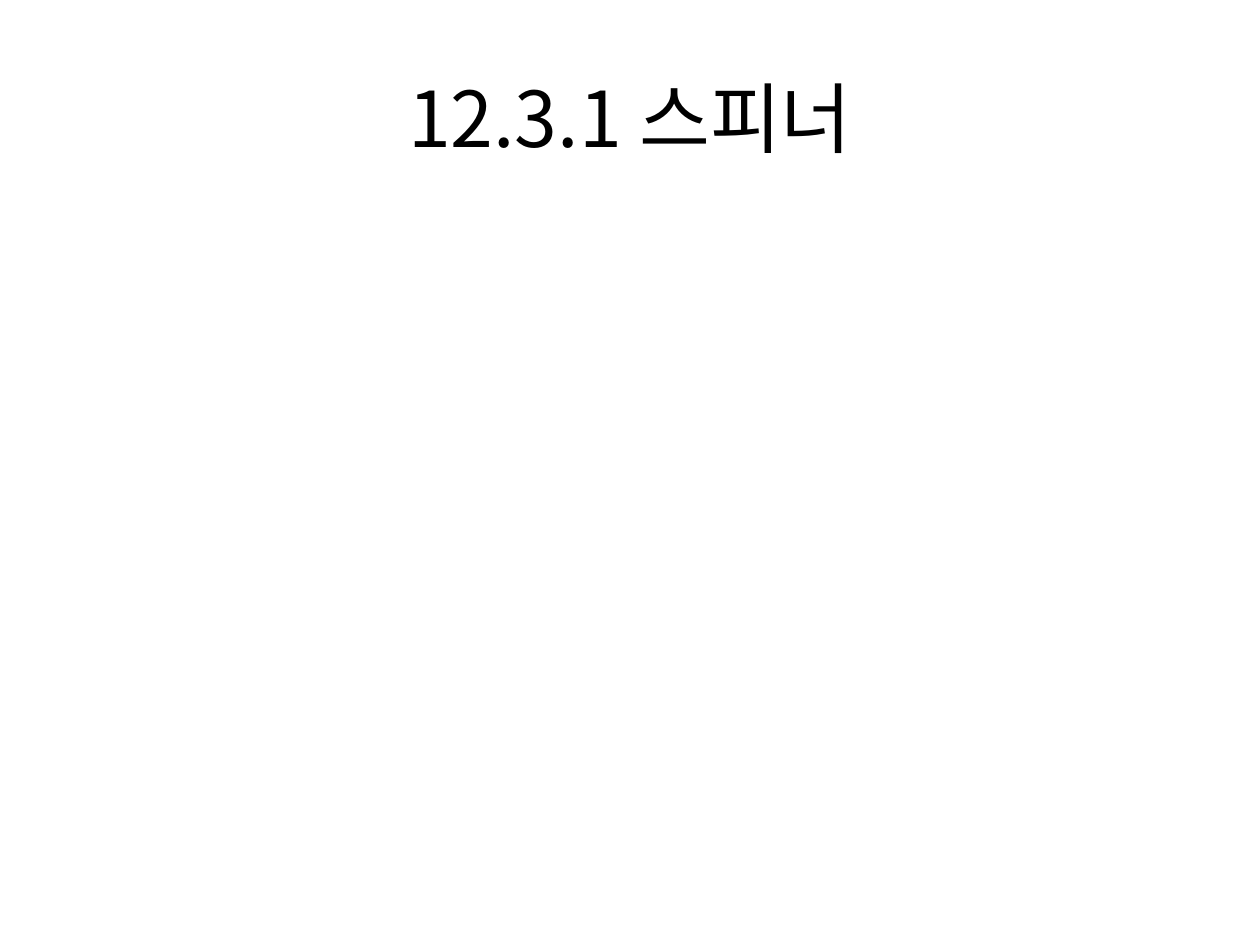
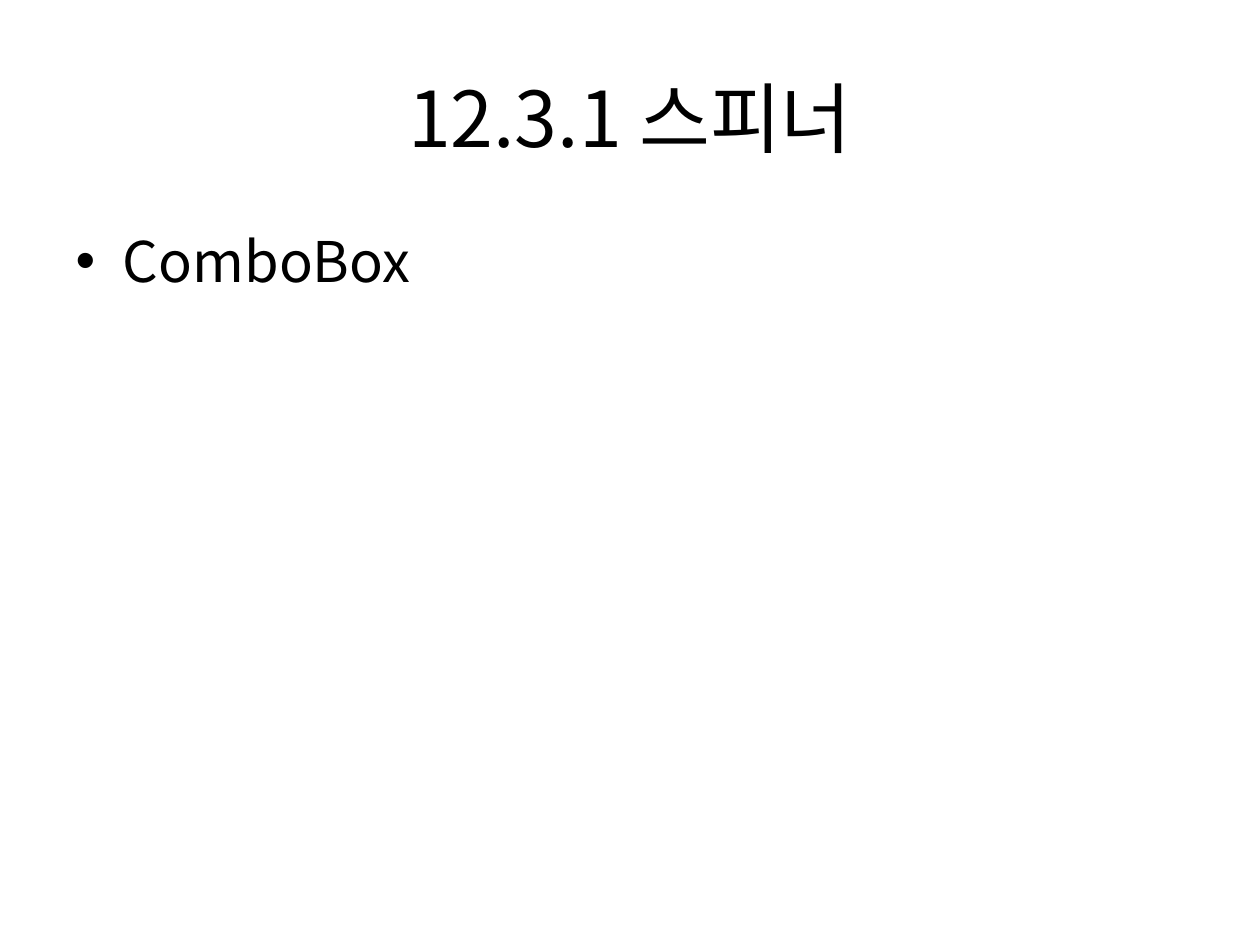
Before and after one commit to dummyFirst/NHK_Japanese, a slide deck: slide 21 of Android/안드로이드 프로그래밍 정복/Chapter12 어댑터뷰.pptx (slide 20 before the commit). Drawn at 1260x945 pixels with LibreOffice and Linux fonts; fonts in the diff are those of the drawing. Boxes give left, top, right and bottom in pixels: in the first picture for what was removed or moved away, otherwise in the second. Text is boxed around its words. In the diff, an @@ line names an element or a change of style, - is before the commit and + after.

```diff
--- a/Android/안드로이드 프로그래밍 정복/Chapter12 어댑터뷰.pptx
+++ b/Android/안드로이드 프로그래밍 정복/Chapter12 어댑터뷰.pptx
@@ text added at (123, 237, 411, 283), 32 pt, text #000000 @@
+• ComboBox
```
Also in this commit, not shown: 8 other slides changed, 2 slides added, 1 slide removed.
